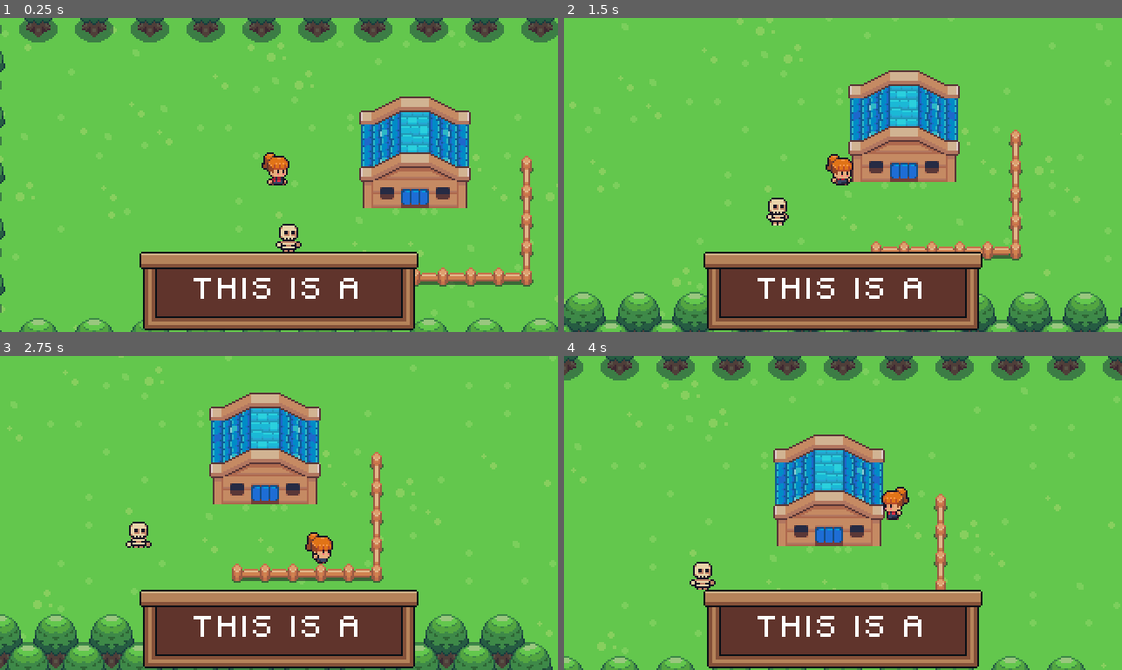
Above: before the commit, frames 1-4 (two rows, left to right).
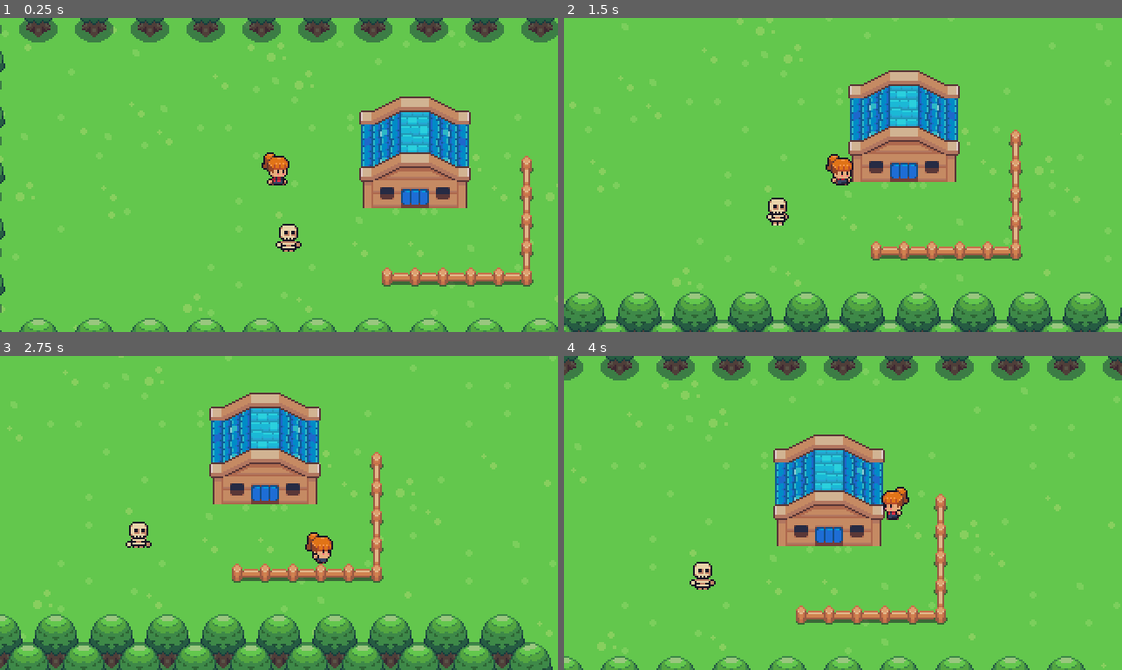
Above: after the commit, the same moments.

Repository: alessioCS/godot-topdown-experiments
Game: Godot game, scene res://map.tscn
The game is run twice, just before and just after one commit, with the same random seed, the same clock (stepped at 60 frames per second) and the same inputs.
Inputs:
- Up to frame 1 (0.25 s): no input
- Up to frame 2 (1.5 s): hold D (right) 0.53-1.28 s; hold Shift (run) 0.53-1.28 s; hold S (down) from 1.28 s (still down); tap Shift (run) at 1.35 s
- Up to frame 3 (2.75 s): release S (down) at 2.03 s; hold D (right) from 2.03 s (still down); hold Shift (run) from 2.03 s (still down)
- Up to frame 4 (4 s): release D (right) at 2.78 s; release Shift (run) at 2.78 s; hold W (up) 2.78-3.53 s; tap Shift (run) at 2.85 s; hold A (left) from 3.53 s (still down); hold Shift (run) from 3.53 s (still down)

The runs differ from the first frame. In frame 1, 12% of the frame differs, in the area x 25-75%, y 74-100%; in frame 2, 12%; in frame 3, 12%; in frame 4, 12%.

Commit message:
Raycasting Player

Diff:
--- a/dialog_box.tscn
+++ b/dialog_box.tscn
@@ -38,16 +38,14 @@
 anchor_bottom = 1.0
 grow_horizontal = 2
 grow_vertical = 2
-
 theme_override_constants/margin_left = 12
-theme_override_constants/margin_top = 11
+theme_override_constants/margin_top = 14
 theme_override_constants/margin_right = 12
 theme_override_constants/margin_bottom = 9
 
 [node name="dialog_text" type="RichTextLabel" parent="MarginContainer/VBoxContainer/HBoxContainer/NinePatchRect/MarginContainer"]
 layout_mode = 2
-theme_override_font_sizes/normal_font_size = 16
-text = "This is a test of the emergency alert system"
+theme_override_font_sizes/normal_font_size = 8
+text = "i am a skeleton why are you talking to me"
 scroll_active = false
 shortcut_keys_enabled = false
-horizontal_alignment = 1
--- a/map.tscn
+++ b/map.tscn
@@ -1,7 +1,6 @@
-[gd_scene load_steps=7 format=4 uid="uid://ca27q4ww7wetr"]
+[gd_scene load_steps=6 format=4 uid="uid://ca27q4ww7wetr"]
 
 [ext_resource type="PackedScene" uid="uid://b46b1ai203y1k" path="res://player/player.tscn" id="1_c7s6e"]
-[ext_resource type="PackedScene" uid="uid://cxfxnwcru3vv8" path="res://dialog_box.tscn" id="1_iw27f"]
 [ext_resource type="TileSet" uid="uid://hxe55worqdg5" path="res://flags.tres" id="2_urblq"]
 [ext_resource type="TileSet" uid="uid://bw4jbm3tndg8h" path="res://world_tileset.tres" id="2_wijl4"]
 [ext_resource type="PackedScene" uid="uid://bv7dxupsdaug" path="res://npcs/npc_skelly.tscn" id="3_e0an3"]
@@ -9,8 +8,6 @@
 
 [node name="Node2D" type="Node2D"]
 y_sort_enabled = true
-
-[node name="dialog_box" parent="." instance=ExtResource("1_iw27f")]
 
 [node name="ground" type="TileMapLayer" parent="." groups=["Ground"]]
 tile_map_data = PackedByteArray("AAABAAMAAAACAAEAAAABAAQAAAACAAIAAAABAAUAAAACAAMAAAABAAYAAAADAAIAAAABAAcAAAACAAEAAAABAA …(5968 unchanged characters)…
--- a/player/player.gd
+++ b/player/player.gd
@@ -4,6 +4,7 @@
 const WALK_SPEED = 60
 const RUN_SPEED = 100
 
+@onready var front_ray: RayCast2D = $front_ray
 @onready var camera_2d: Camera2D = $Camera2D
 @onready var sprite = $AnimatedSprite2D
 var input_direction = Vector2.ZERO
@@ -14,6 +15,8 @@
 
 func get_input():
 	input_direction = Input.get_vector("left", "right", "up", "down")
+	if input_direction.length() > 0:
+		front_ray.rotation = input_direction.angle()
 
 func handle_facing():
 	if Input.is_action_pressed("right"):
@@ -24,6 +27,7 @@
 func _ready():
 	camera_2d.make_current()
 	call_deferred("limit_camera")
+	print(front_ray)
 
 func limit_camera():
 	var ground = get_tree().get_nodes_in_group("Ground")[0]
--- a/player/player.tscn
+++ b/player/player.tscn
@@ -215,3 +215,6 @@
 animation = &"idle"
 
 [node name="Camera2D" type="Camera2D" parent="."]
+
+[node name="front_ray" type="RayCast2D" parent="."]
+target_position = Vector2(11, 0)
